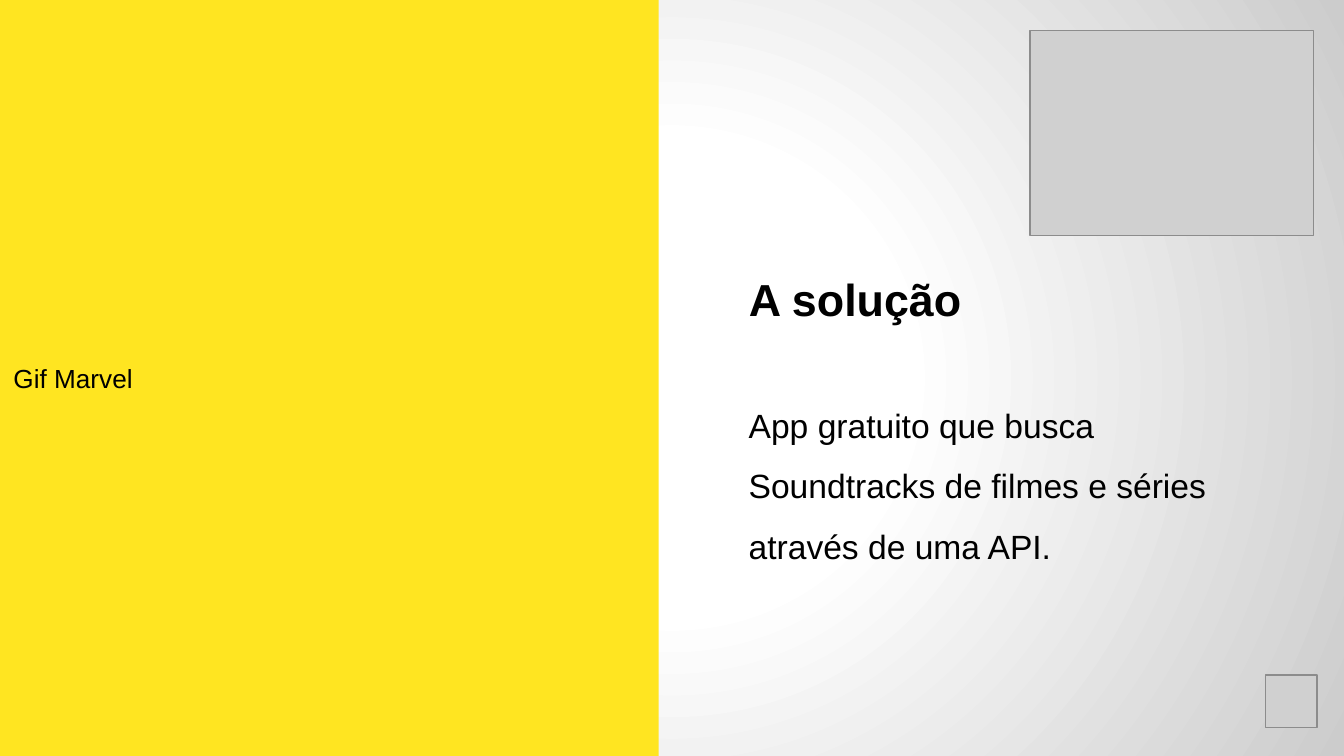
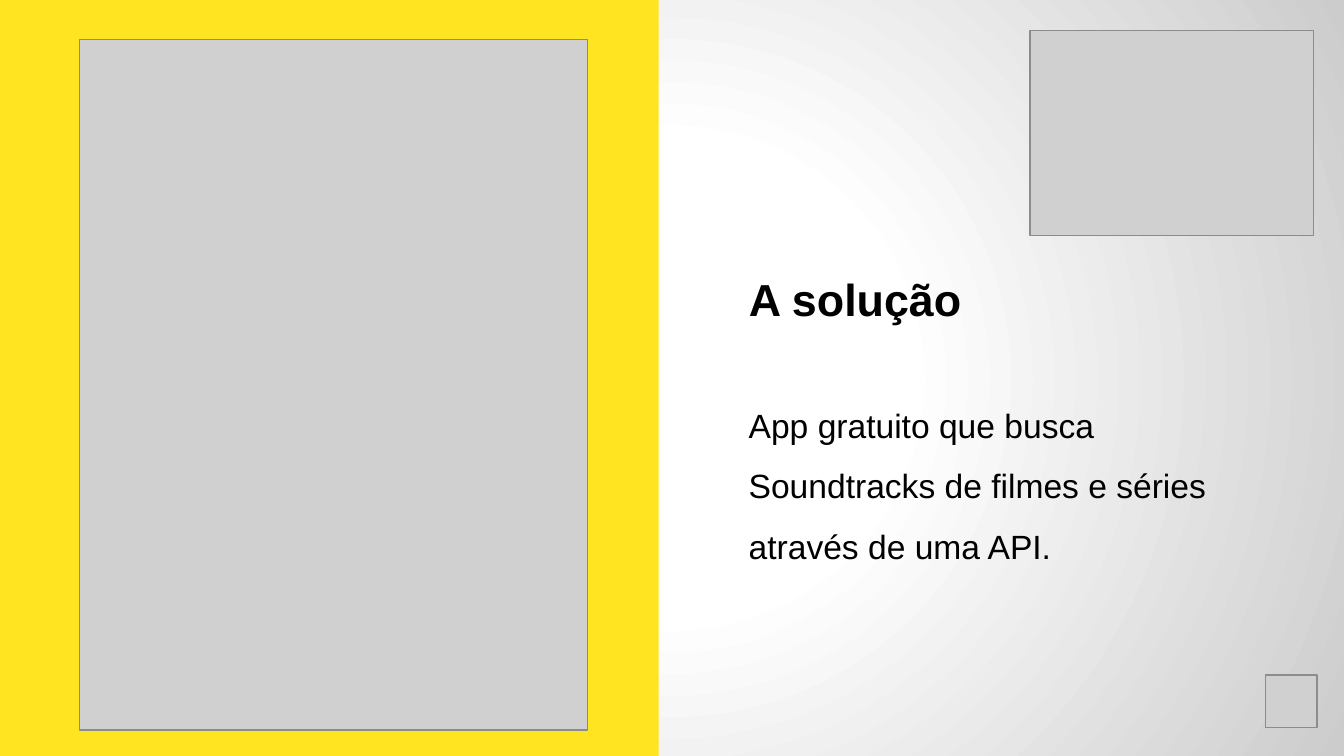
Before and after one commit to dayraroberta/hackathon-laboratoria, a slide deck: slide 3 of Docs/Open house hackaton template.pptx (1).pptx. Drawn at 1344x756 pixels with LibreOffice and Linux fonts; fonts in the diff are those of the drawing; grey boxes stand for pictures. Boxes give left, top, right and bottom in pixels: in the first picture for what was removed or moved away, otherwise in the second. Text is boxed around its words. In the diff, an @@ line names an element or a change of style, - is before the commit and + after.

```diff
--- a/Docs/Open house hackaton template.pptx (1).pptx
+++ b/Docs/Open house hackaton template.pptx (1).pptx
@@ picture added at (79, 39, 587, 730) @@
@@ text in rectangle at (13, 369, 132, 389): text removed @@
-Gif Marvel
```
Also in this commit, not shown: 1 other file.
